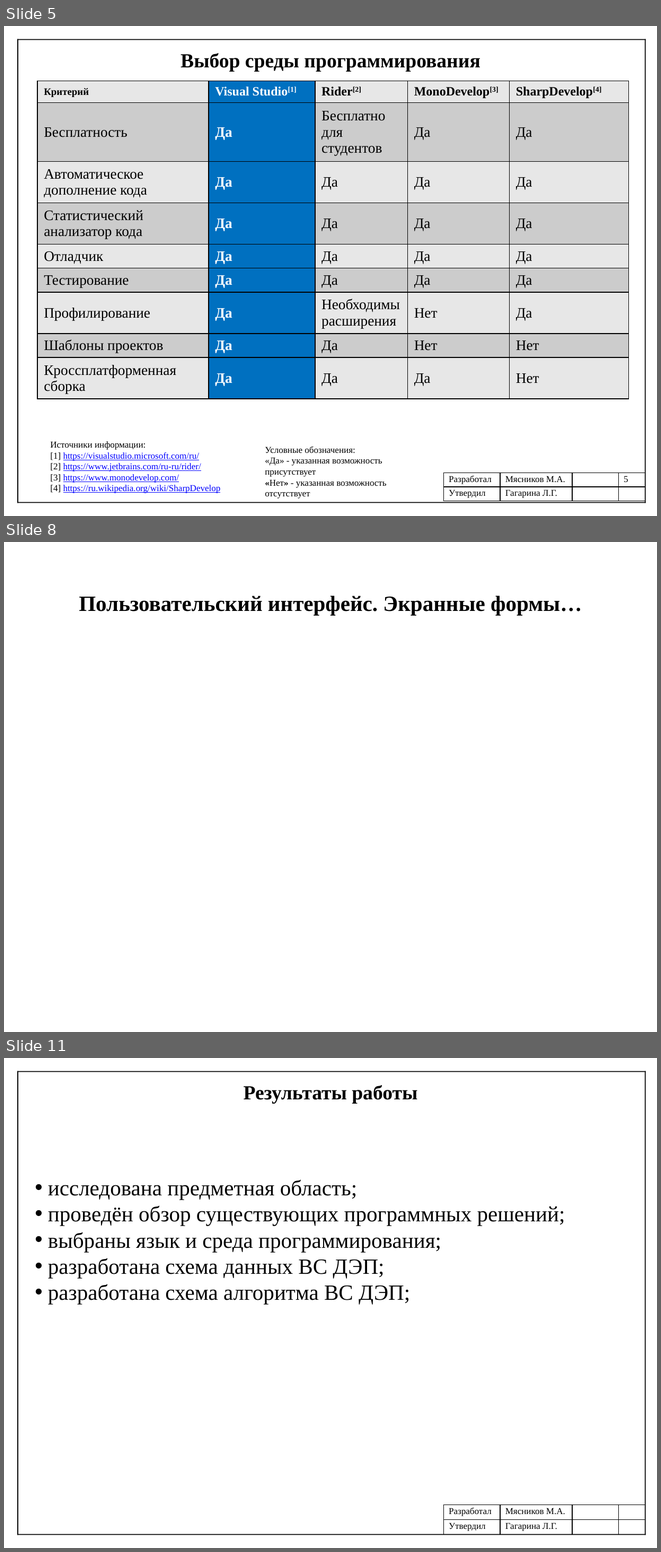
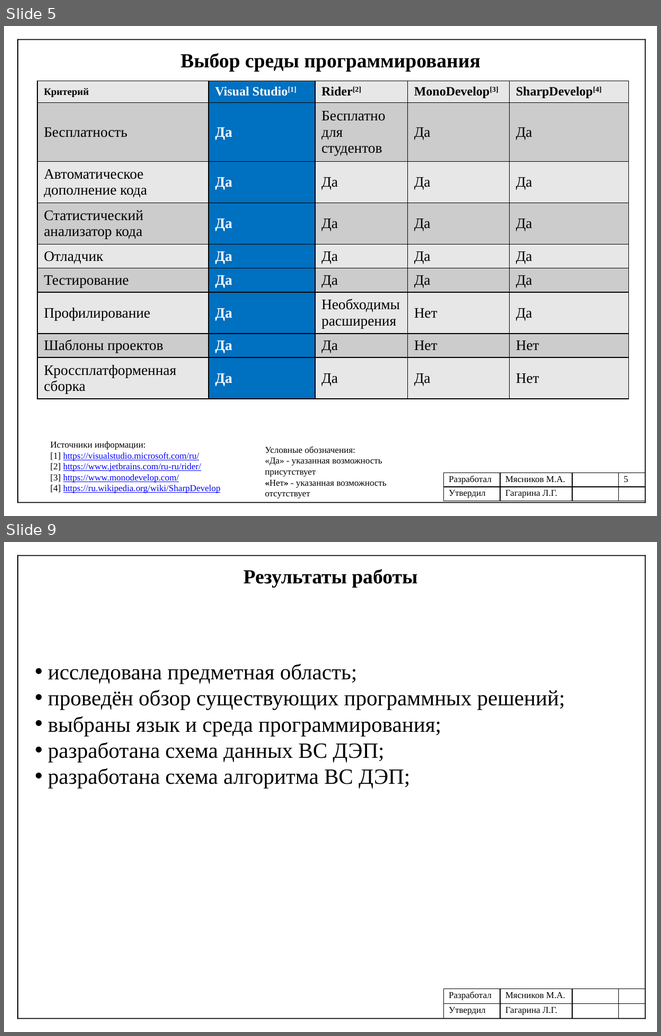
Before and after one commit to mJaJksJ/VCR, a slide deck: УП-Презентация.pptx. Shown one above the other, each under a label of ours: slides 5, 8 and 11 before the commit, slides 5 and 9 after it; the slides between them are not shown. The pictures are 661x1552 and 661x1036 pixels, drawn with LibreOffice and Linux fonts; fonts in the diff are those of the drawing. Boxes give left, top, right and bottom in pixels: in the first picture for what was removed or moved away, otherwise in the second. Text is boxed around its words. In the diff, an @@ line names an element or a change of style, - is before the commit and + after.

```diff
--- a/УП-Презентация.pptx
+++ b/УП-Презентация.pptx
@@ slide 8 removed at bbox=[4, 542, 657, 1032], background #FFFFFF @@
@@ title removed at bbox=[79, 596, 582, 615] @@
-Пользовательский интерфейс. Экранные формы…
@@ what was slide 11 is now slide 9 @@
```
Also in this commit, not shown: 3 slides changed, 1 other slide removed, 3 other files.
